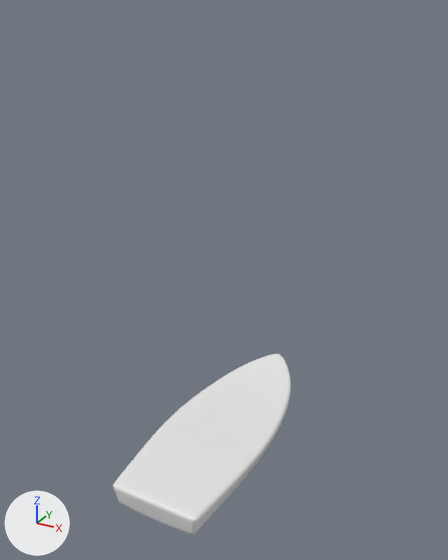
The Blender file blender/ship.blend, before and after one commit.
Camera for both pictures: a camera (50 mm lens) standing at (9.5, -17.63, 15.83) and looking at (0.29, -0.89, 7.45). The axes (+X, +Y, +Z) are drawn at lower left. The lights are the same throughout.
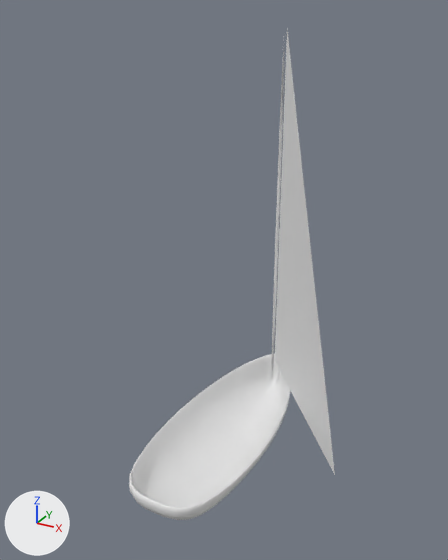
The change, as a diff of the scene's bpy script:
```diff
--- a/blender/ship.blend.py
+++ b/blender/ship.blend.py
@@ me_plane_001 @@
 # used by ob_plane; location = (0.0, -0.22, 1.26); scale = (5.0, 5.0, 5.0)
-me_plane_001.from_pydata(...)  # 20 vertices, 15 faces; spans x 0.0..0.44, y -1.0..1.0, z -0.32..0.09
+me_plane_001.from_pydata(...)  # 54 vertices, 38 faces; spans x -0.01..0.44, y -1.0..1.0, z -0.32..2.33
+# me_plane_001 part 1: a new loose piece, a 10-sided cylinder along z spanning x -0.014..0.014, y 0.843..0.872, z -0.243..2.33
+# me_plane_001 part 2
+# 3 vertices are removed from x 0.0, y -0.16..0.71, z 0.0..0.03
+# 5 faces are deleted
+# 1 vertex moves from x 0.44, y -0.16, z 0.0 to x 0.44, y -0.16, z -0.01
+# 17 vertices are added at x 0.0..0.42, y -0.94..0.95, z -0.31..0.08
+# 16 new faces join them, smooth
@@ me_plane @@
+me_plane.from_pydata([(0.1, 5.05, 0.38), (0.1, 5.05, 13.91), (4.95, -0.84, 0.52)], [], [(1, 2, 0)])
@@ ob_plane @@
 ob_plane.location = (0.0, -0.22, 1.26)
-ob_plane.scale = (5.0, 5.0, 5.0)
+ob_plane.scale = (5.0, 5.0, 6.0)
 _m = ob_plane.modifiers.new('Mirror', 'MIRROR')
-_m = ob_plane.modifiers.new('Bevel', 'BEVEL')
-_m.segments = 3
-_m.profile = 0.699
-_m.spread = 0.0
 _m = ob_plane.modifiers.new('Subsurf.001', 'SUBSURF')
@@ ob_sail @@
+ob_sail = bpy.data.objects.new('Sail', me_plane)
+ob_sail.location = (0.0, -1.0, 1.31)
```

Where the change shows, as pixel boxes [x1, y1, x2, y2] in the pictures (448 x 560 px):
'Plane', reshaped, rescaled, modifiers changed (9% narrower, 168% taller)
    before: [113, 354, 291, 534]
    after: [129, 36, 290, 520]
'Sail', added
    after: [275, 30, 335, 475]
part 1 of me_plane_001, added
    after: [271, 36, 285, 381]
part 2 of me_plane_001, built on
    before: [113, 354, 291, 534]
    after: [129, 354, 290, 514]
